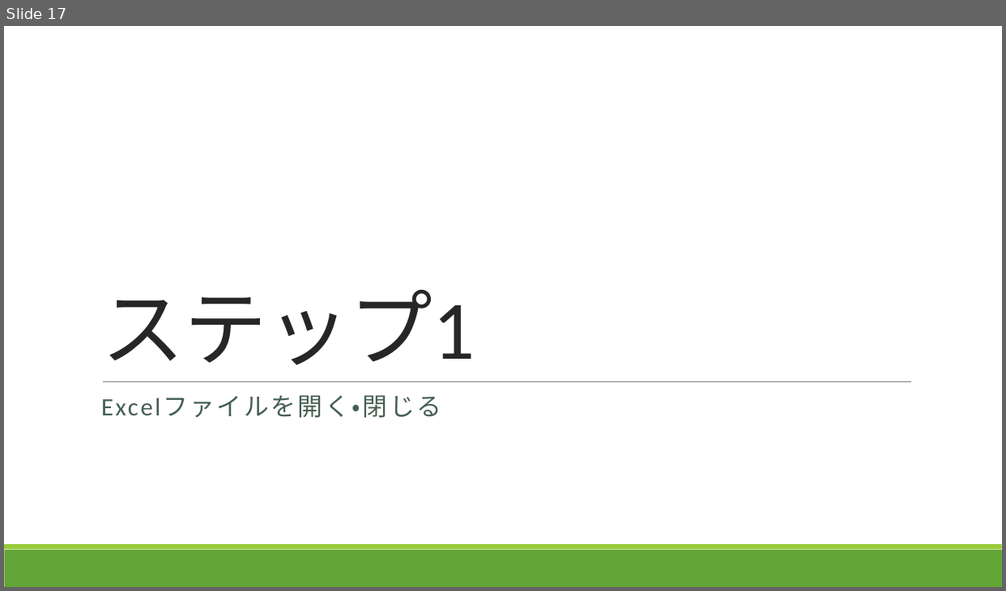
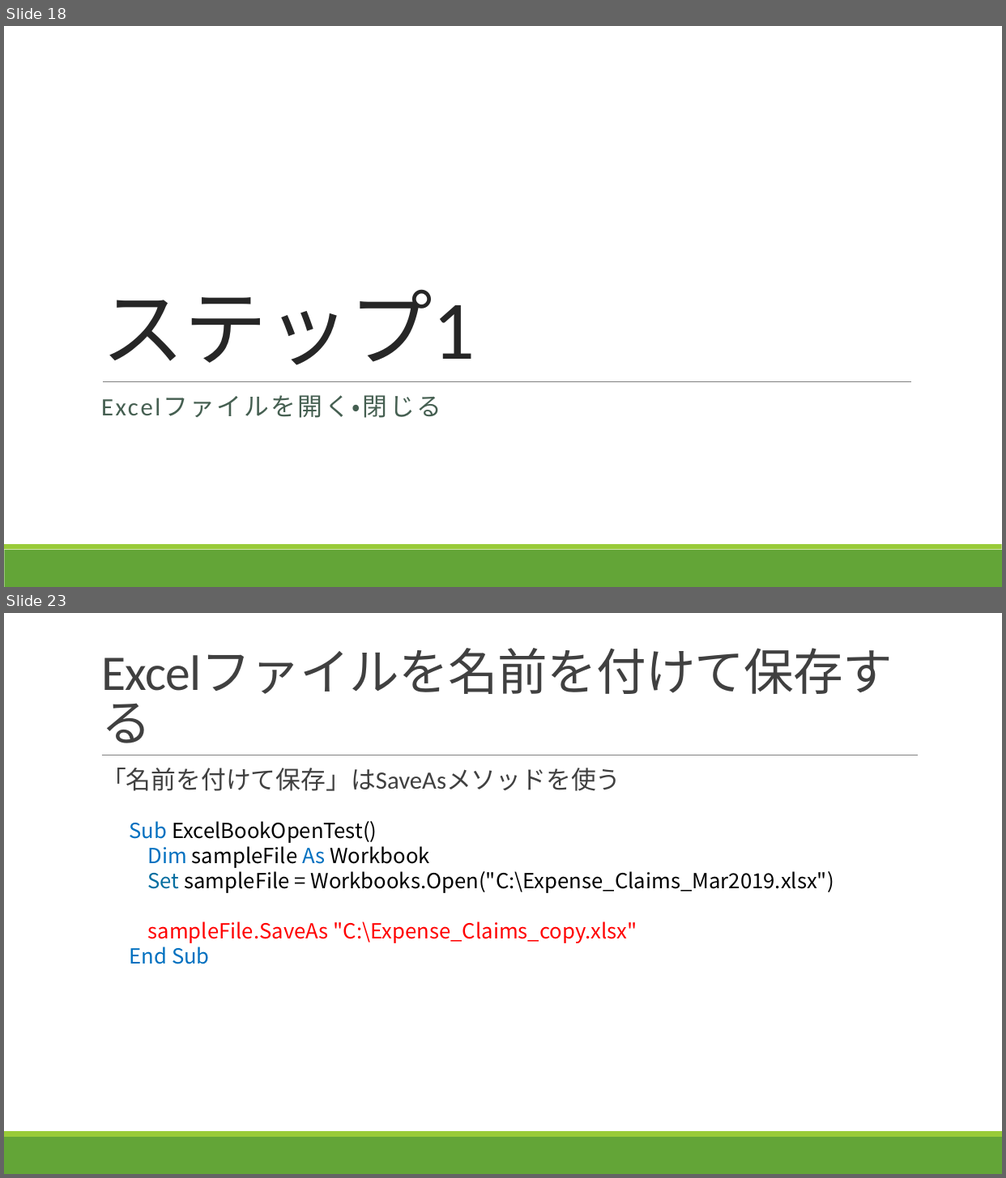
Before and after one commit to takeruko/vba-seminer-2019, a slide deck: contents/4/Excelマクロで学ぶVBA入門_第4回.pptx. Shown one above the other, each under a label of ours: slide 17 before the commit, slides 18 and 23 after it; the slides between them are not shown. The pictures are 1006x591 and 1006x1178 pixels, drawn with LibreOffice and Linux fonts; fonts in the diff are those of the drawing. Boxes give left, top, right and bottom in pixels: in the first picture for what was removed or moved away, otherwise in the second. Text is boxed around its words. In the diff, an @@ line names an element or a change of style, - is before the commit and + after.

```diff
--- a/contents/4/Excelマクロで学ぶVBA入門_第4回.pptx
+++ b/contents/4/Excelマクロで学ぶVBA入門_第4回.pptx
@@ slide 23 added at (x1=4, y1=613, x2=1002, y2=1174), background #FFFFFF; not listed: 2 template elements that a slide beside it also shows @@
@@ title added at (x1=94, y1=636, x2=918, y2=756), 48 pt, text #404040 @@
+Excelファイルを名前を付けて保存する
@@ line added from (102, 756) to (918, 756), #808080 0.5 pt @@
@@ text added at (x1=101, y1=768, x2=621, y2=791), 24 pt, text #404040 @@
+  「名前を付けて保存」はSaveAsメソッドを使う
@@ text added at (x1=130, y1=821, x2=834, y2=965), 20 pt, text #000000 @@
+Sub ExcelBookOpenTest()
+Dim sampleFile As Workbook
+Set sampleFile = Workbooks.Open("C:\Expense_Claims_Mar2019.xlsx")
+sampleFile.SaveAs "C:\Expense_Claims_copy.xlsx"
+End Sub
@@ what was slide 17 is now slide 18 @@
```
Also in this commit, not shown: 3 slides changed, 18 other slides added.
